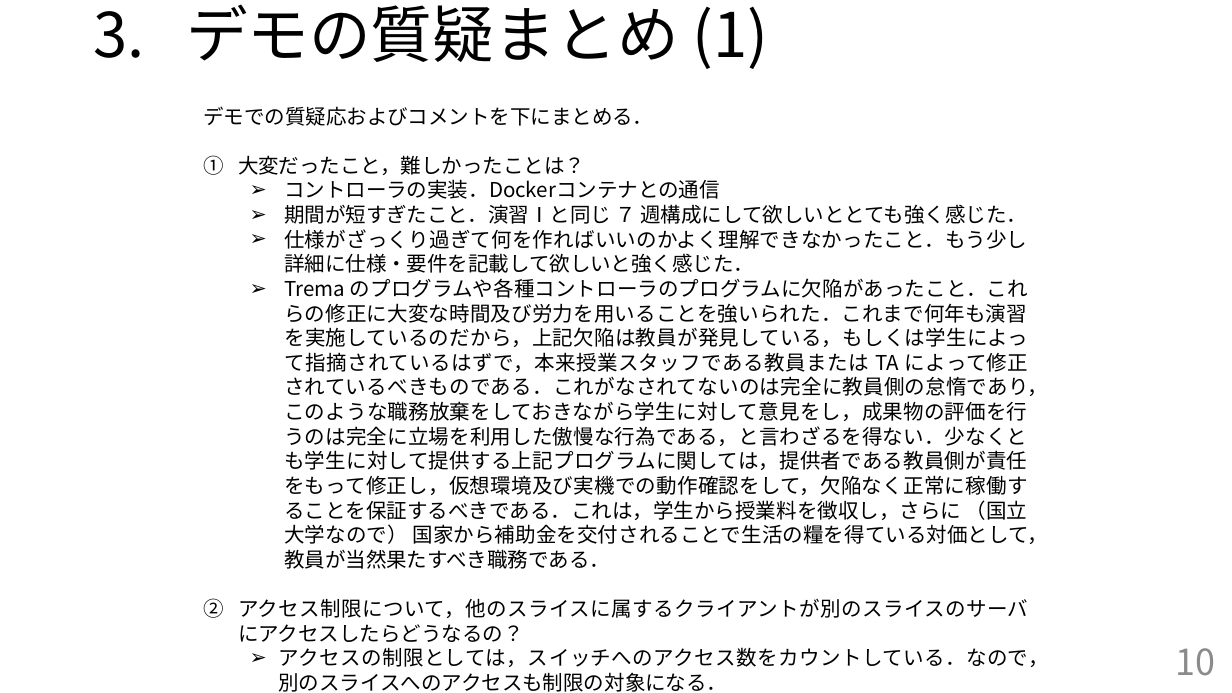
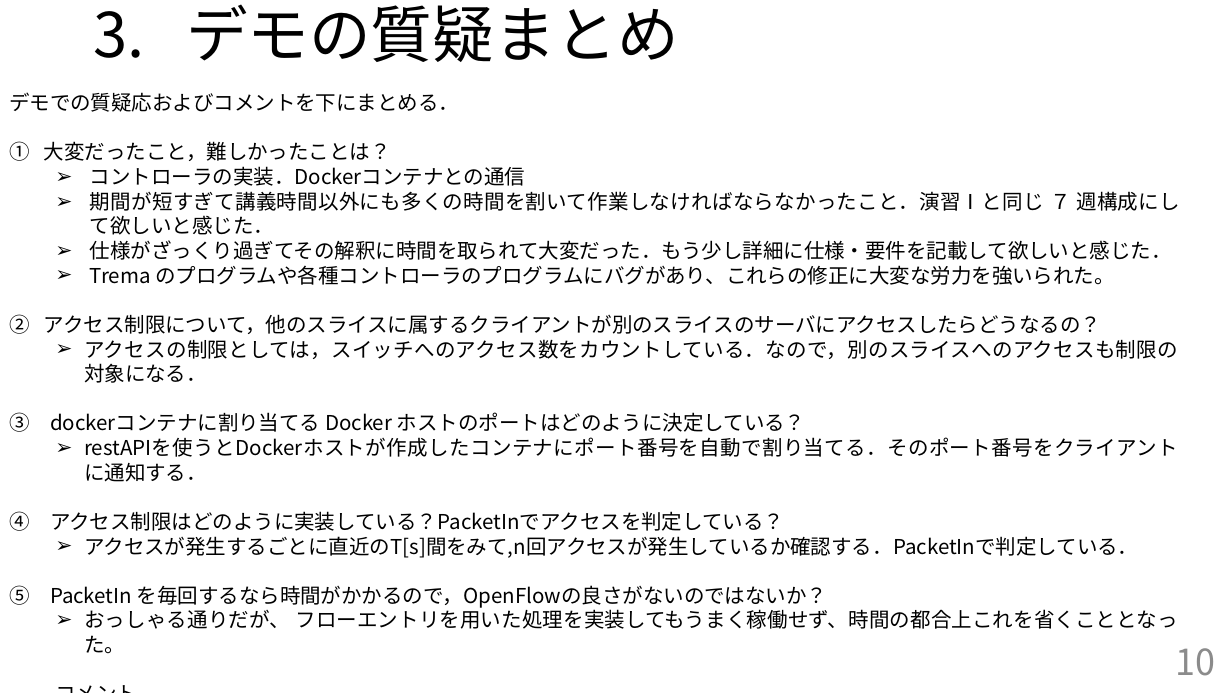
Before and after one commit to handai-trema/IaaS-team-1, a slide deck: slide 10 of FinalReport_team1.pptx. Drawn at 1232x693 pixels with LibreOffice and Linux fonts; fonts in the diff are those of the drawing. Boxes give left, top, right and bottom in pixels: in the first picture for what was removed or moved away, otherwise in the second. Text is boxed around its words. In the diff, an @@ line names an element or a change of style, - is before the commit and + after.

Commit message:
質疑まとめの編集

```diff
--- a/FinalReport_team1.pptx
+++ b/FinalReport_team1.pptx
@@ text at bbox=[186, 4, 679, 62]: text changed @@
-3. デモの質疑まとめ (1)
+3. デモの質疑まとめ
@@ text "デモでの質疑応およびコメントを下にまとめる．": place and size @@
-text "デモでの質疑応およびコメントを下にまとめる．" at bbox=[203, 106, 1048, 692]
+text "デモでの質疑応およびコメントを下にまとめる．" at bbox=[9, 92, 1179, 653]
@@ text at bbox=[90, 191, 1179, 285]: text changed @@
-  ➢ 期間が短すぎたこと．演習Ⅰと同じ ７ 週構成にして欲しいととても強く感じた．
-  ➢ 仕様がざっくり過ぎて何を作ればいいのかよく理解できなかったこと．もう少し詳細に仕様・要件を記載して欲しいと強く感じた．
-  ➢ Trema のプログラムや各種コントローラのプログラムに欠陥があったこと．これらの修正に大変な時間及び労力を用いることを強いられた．これまで何年も演習を実施しているのだから，上記欠陥は教員が発見している，もしくは学生によって指摘されているはずで，本来授業スタッフである教員または TA によって修正されているべきものである．これがなされてないのは完全に教員側の怠惰であり，このような職務放棄をしておきながら学生に対して意見をし，成果物の評価を行うのは完全に立場を利用した傲慢な行為である，と言わざるを得ない．少なくとも学生に対して提供する上記プログラムに関しては，提供者である教員側が責任をもって修正し，仮想環境及び実機での動作確認をして，欠陥なく正常に稼働することを保証するべきである．これは，学生から授業料を徴収し，さらに （国立大学なので） 国家から補助金を交付されることで生活の糧を得ている対価として，教員が当然果たすべき職務である．
+  ➢ 期間が短すぎて講義時間以外にも多くの時間を割いて作業しなければならなかったこと．演習Ⅰと同じ ７ 週構成にして欲しいと感じた．
+  ➢ 仕様がざっくり過ぎてその解釈に時間を取られて大変だった．もう少し詳細に仕様・要件を記載して欲しいと感じた．
+  ➢ Trema のプログラムや各種コントローラのプログラムにバグがあり、これらの修正に大変な労力を強いられた。
@@ text at bbox=[9, 412, 1178, 653]: paragraphs added @@
+③ dockerコンテナに割り当てる Docker ホストのポートはどのように決定している？
+  ➢ restAPIを使うとDockerホストが作成したコンテナにポート番号を自動で割り当てる．そのポート番号をクライアントに通知する．
+④ アクセス制限はどのように実装している？PacketInでアクセスを判定している？
+  ➢ アクセスが発生するごとに直近のT[s]間をみて,n回アクセスが発生しているか確認する．PacketInで判定している．
+⑤ PacketIn を毎回するなら時間がかかるので，OpenFlowの良さがないのではないか？
+  ➢ おっしゃる通りだが、 フローエントリを用いた処理を実装してもうまく稼働せず、時間の都合上これを省くこととなった。
+  コメント
+    ・ flowstatsでパケットの統計情報が見れるよ．
```
Also in this commit, not shown: 1 slide removed.
